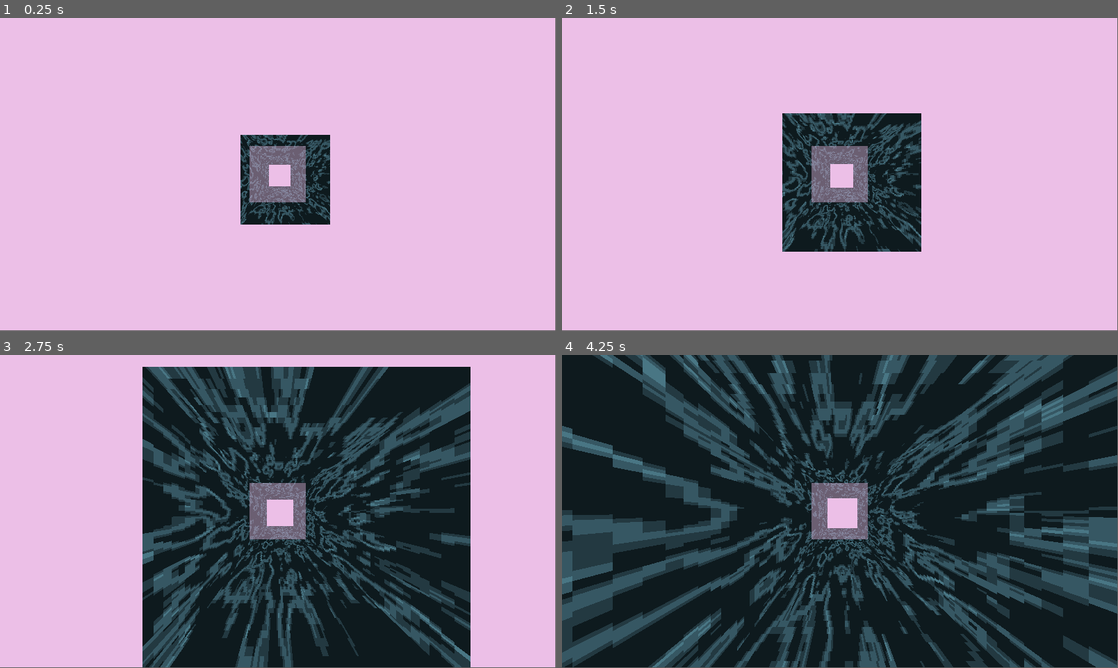
Above: before the commit, frames 1-4 (two rows, left to right).
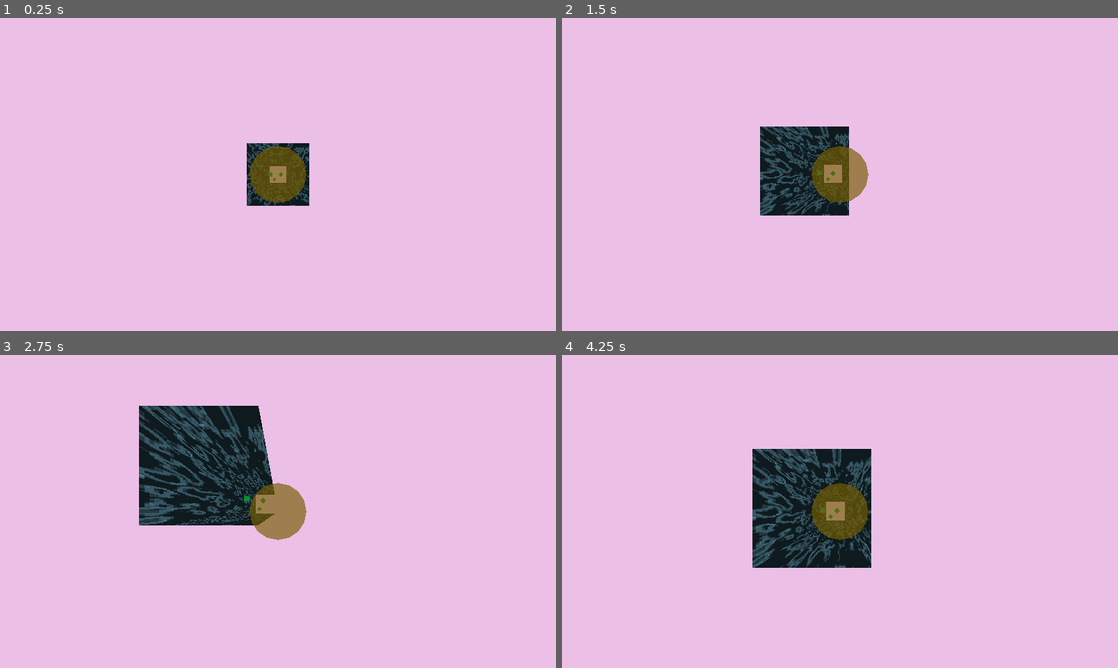
Above: after the commit, the same moments.

Repository: ktosox/GWJ77-Metamorphosis
Game: Godot game, scene res://experimental/tunnel_falling.tscn
Two runs of this game, one before a commit and one after it. Both use one fixed random seed, a clock stepped at 60 frames per second and the inputs below. The project has no main scene, so this scene is started directly.
Inputs (mouse positions are in pixels of both pictures, inside the frame that each line leads up to):
- Up to frame 1 (0.25 s): no input
- Up to frame 2 (1.5 s): tap Enter (ui_accept) at 0.5, 0.77 s; move the mouse to (962, 158) at 0.52 s; hold D (Move_Right, bound only after the commit) 0.53-1.28 s; hold Right mouse button (RMB, bound only after the commit) 0.53-1.28 s; click (962, 158) at 0.67 s; move the mouse to (728, 190) at 1.27 s; hold S (Move_Down, bound only after the commit) from 1.28 s (still down); right-click (728, 190) at 1.35 s; click (728, 190) at 1.42 s
- Up to frame 3 (2.75 s): tap Enter (ui_accept) at 1.52 s; move the mouse to (333, 442) at 2.02 s; release S (Move_Down, bound only after the commit) at 2.03 s; hold D (Move_Right, bound only after the commit) from 2.03 s (still down); hold Right mouse button (RMB, bound only after the commit) from 2.03 s (still down); click (333, 442) at 2.17 s
- Up to frame 4 (4.25 s): move the mouse to (812, 574) at 2.77 s; release D (Move_Right, bound only after the commit) at 2.78 s; release Right mouse button (RMB, bound only after the commit) at 2.78 s; hold W (Move_Up, bound only after the commit) 2.78-3.53 s; right-click (812, 574) at 2.85 s; click (812, 574) at 2.92 s; tap Enter (ui_accept) at 3.02, 3.77 s; move the mouse to (1006, 558) at 3.52 s; hold A (Move_Left, bound only after the commit) from 3.53 s (still down); hold Right mouse button (RMB, bound only after the commit) from 3.53 s (still down); click (1006, 558) at 3.67 s
In our replay, the window is 799x449 before the commit and 800x450 after it. These sizes can differ from the game's own. Grey fills any space a smaller window leaves; there, only what the larger window draws over its background counts as a difference.

The runs differ from the first frame. In frame 1, 4.4% of the frame differs, in the area x 43-60%, y 37-66%; in frame 2, 11%; in frame 3, 54%; in frame 4, 97%, in the area x 0-100%, y 0-100%.

Commit message:
more ground work on th enew player controller and player buidling

Diff:
--- /dev/null
+++ b/Game/experimental/construction_window.gd
@@ -0,0 +1,33 @@
+extends SubViewportContainer
+
+var mouse_tracked = false
+
+var last_mouse_pos : Vector2
+
+@export var rotation_speed = 1.2
+# Called when the node enters the scene tree for the first time.
+func _ready() -> void:
+	pass # Replace with function body.
+
+
+# Called every frame. 'delta' is the elapsed time since the previous frame.
+func _process(delta: float) -> void:
+	if mouse_tracked:
+
+		var new_mouse_pos = $SubViewport.get_mouse_position()
+		var difference = new_mouse_pos - last_mouse_pos
+		$SubViewport/PlayerBuildingTest/ObjectHolder.rotate_x(difference.y * delta * rotation_speed)
+		$SubViewport/PlayerBuildingTest/ObjectHolder.rotate_y(difference.x * delta * rotation_speed)
+
+		last_mouse_pos = new_mouse_pos
+		pass
+	pass
+
+
+
+func _on_gui_input(event: InputEvent) -> void:
+	if event.is_action_pressed("RMB"):
+		mouse_tracked = true
+	if event.is_action_released("RMB"):
+		mouse_tracked = false
+	pass # Replace with function body.
--- a/Game/experimental/player_building_test.tscn
+++ b/Game/experimental/player_building_test.tscn
@@ -1,8 +1,6 @@
 [gd_scene load_steps=8 format=3 uid="uid://cgs4l6rmxjr3v"]
 
 [ext_resource type="Script" path="res://experimental/player_building_test.gd" id="1_0ehik"]
-
-[sub_resource type="Environment" id="Environment_27voy"]
 
 [sub_resource type="BoxShape3D" id="BoxShape3D_atqxp"]
 size = Vector3(4, 1, 1)
@@ -24,8 +22,54 @@
 radial_segments = 16
 rings = 12
 
+[sub_resource type="Environment" id="Environment_27voy"]
+
 [node name="PlayerBuildingTest" type="Node3D"]
 script = ExtResource("1_0ehik")
+
+[node name="ObjectHolder" type="Node3D" parent="."]
+
+[node name="StaticBody3D" type="StaticBody3D" parent="ObjectHolder"]
+collision_layer = 2
+collision_mask = 0
+
+[node name="CollisionShape3D" type="CollisionShape3D" parent="ObjectHolder/StaticBody3D"]
+shape = SubResource("BoxShape3D_atqxp")
+
+[node name="MeshInstance3D" type="MeshInstance3D" parent="ObjectHolder/StaticBody3D"]
+mesh = SubResource("BoxMesh_75pkj")
+skeleton = NodePath("../../..")
+
+[node name="StaticBody3D2" type="StaticBody3D" parent="ObjectHolder"]
+transform = Transform3D(-0.0505929, -0.998719, 0, 0.998719, -0.0505929, 0, 0, 0, 1, 0, 1.57905, 0)
+collision_layer = 2
+collision_mask = 0
+
+[node name="CollisionShape3D" type="CollisionShape3D" parent="ObjectHolder/StaticBody3D2"]
+shape = SubResource("BoxShape3D_atqxp")
+
+[node name="MeshInstance3D" type="MeshInstance3D" parent="ObjectHolder/StaticBody3D2"]
+mesh = SubResource("BoxMesh_75pkj")
+skeleton = NodePath("../../..")
+
+[node name="StaticBody3D3" type="StaticBody3D" parent="ObjectHolder"]
+transform = Transform3D(-0.0505929, 1.74622e-07, 0.998719, 0, 1, -1.74846e-07, -0.998719, -8.84595e-09, -0.0505929, 0, -1.95268, 0)
+collision_layer = 2
+collision_mask = 0
+
+[node name="CollisionShape3D" type="CollisionShape3D" parent="ObjectHolder/StaticBody3D3"]
+shape = SubResource("BoxShape3D_atqxp")
+
+[node name="MeshInstance3D" type="MeshInstance3D" parent="ObjectHolder/StaticBody3D3"]
+mesh = SubResource("BoxMesh_75pkj")
+skeleton = NodePath("../../..")
+
+[node name="Timer" type="Timer" parent="."]
+wait_time = 0.05
+autostart = true
+
+[node name="ColisionPreview" type="MeshInstance3D" parent="."]
+mesh = SubResource("SphereMesh_mxlrq")
 
 [node name="Camera3D" type="Camera3D" parent="."]
 transform = Transform3D(1, 0, 0, 0, 1, 0, 0, 0, 1, 0, 0, 5)
@@ -35,46 +79,4 @@
 target_position = Vector3(0, 0, -10)
 collision_mask = 2
 
-[node name="StaticBody3D" type="StaticBody3D" parent="."]
-collision_layer = 2
-collision_mask = 0
-
-[node name="CollisionShape3D" type="CollisionShape3D" parent="StaticBody3D"]
-shape = SubResource("BoxShape3D_atqxp")
-
-[node name="MeshInstance3D" type="MeshInstance3D" parent="StaticBody3D"]
-mesh = SubResource("BoxMesh_75pkj")
-skeleton = NodePath("../..")
-
-[node name="StaticBody3D2" type="StaticBody3D" parent="."]
-transform = Transform3D(-0.0505929, -0.998719, 0, 0.998719, -0.0505929, 0, 0, 0, 1, 0, 1.57905, 0)
-collision_layer = 2
-collision_mask = 0
-
-[node name="CollisionShape3D" type="CollisionShape3D" parent="StaticBody3D2"]
-shape = SubResource("BoxShape3D_atqxp")
-
-[node name="MeshInstance3D" type="MeshInstance3D" parent="StaticBody3D2"]
-mesh = SubResource("BoxMesh_75pkj")
-skeleton = NodePath("../..")
-
-[node name="StaticBody3D3" type="StaticBody3D" parent="."]
-transform = Transform3D(-0.0505929, 1.74622e-07, 0.998719, 0, 1, -1.74846e-07, -0.998719, -8.84595e-09, -0.0505929, 0, -1.95268, 0)
-collision_layer = 2
-collision_mask = 0
-
-[node name="CollisionShape3D" type="CollisionShape3D" parent="StaticBody3D3"]
-shape = SubResource("BoxShape3D_atqxp")
-
-[node name="MeshInstance3D" type="MeshInstance3D" parent="StaticBody3D3"]
-mesh = SubResource("BoxMesh_75pkj")
-skeleton = NodePath("../..")
-
-[node name="Timer" type="Timer" parent="."]
-wait_time = 0.05
-autostart = true
-
-[node name="ColisionPreview" type="MeshInstance3D" parent="."]
-mesh = SubResource("SphereMesh_mxlrq")
-
 [connection signal="timeout" from="Timer" to="." method="_on_timer_timeout"]
--- /dev/null
+++ b/Game/experimental/player_construction.tscn
@@ -0,0 +1,36 @@
+[gd_scene load_steps=3 format=3 uid="uid://mv7gh2u28mg5"]
+
+[ext_resource type="Script" path="res://experimental/construction_window.gd" id="1_2vdxp"]
+[ext_resource type="PackedScene" uid="uid://cgs4l6rmxjr3v" path="res://experimental/player_building_test.tscn" id="1_418so"]
+
+[node name="PlayerConstruction" type="HBoxContainer"]
+anchors_preset = 15
+anchor_right = 1.0
+anchor_bottom = 1.0
+grow_horizontal = 2
+grow_vertical = 2
+
+[node name="ColorRect" type="ColorRect" parent="."]
+layout_mode = 2
+size_flags_horizontal = 3
+color = Color(1, 0.34902, 0.572549, 1)
+
+[node name="ConstructionWindow" type="SubViewportContainer" parent="."]
+custom_minimum_size = Vector2(720, 720)
+layout_mode = 2
+script = ExtResource("1_2vdxp")
+
+[node name="SubViewport" type="SubViewport" parent="ConstructionWindow"]
+own_world_3d = true
+handle_input_locally = false
+size = Vector2i(720, 720)
+render_target_update_mode = 4
+
+[node name="PlayerBuildingTest" parent="ConstructionWindow/SubViewport" instance=ExtResource("1_418so")]
+
+[node name="ColorRect2" type="ColorRect" parent="."]
+layout_mode = 2
+size_flags_horizontal = 3
+color = Color(1, 0.34902, 0.572549, 1)
+
+[connection signal="gui_input" from="ConstructionWindow" to="ConstructionWindow" method="_on_gui_input"]
--- /dev/null
+++ b/Game/experimental/player_v_2.gd
@@ -0,0 +1,33 @@
+extends RigidBody3D
+
+const MOVE_FORCE = 10.0
+
+# Called when the node enters the scene tree for the first time.
+func _ready() -> void:
+	pass # Replace with function body.
+
+func _physics_process(delta: float) -> void:
+
+
+
+	var input_dir := Input.get_vector("Move_Left", "Move_Right", "Move_Up", "Move_Down")
+	var direction := (transform.basis * Vector3(input_dir.x, 0, input_dir.y)).normalized()
+
+	apply_central_force(direction * MOVE_FORCE)
+	pass
+
+
+# Called every frame. 'delta' is the elapsed time since the previous frame.
+func _process(delta: float) -> void:
+	pass
+
+
+func _on_timer_timeout() -> void:
+	print(linear_velocity)
+	pass # Replace with function body.
+
+
+func _on_body_entered(body: Node) -> void:
+	print(body)
+
+	pass # Replace with function body.
--- /dev/null
+++ b/Game/experimental/player_v_2.tscn
@@ -0,0 +1,50 @@
+[gd_scene load_steps=6 format=3 uid="uid://4wrvwk40jiq0"]
+
+[ext_resource type="Script" path="res://experimental/player_v_2.gd" id="1_0jtrh"]
+
+[sub_resource type="Environment" id="Environment_6tf13"]
+background_mode = 1
+background_color = Color(0.92682, 0.747396, 0.904714, 1)
+ambient_light_energy = 0.0
+
+[sub_resource type="CylinderShape3D" id="CylinderShape3D_1k6um"]
+height = 1.0
+
+[sub_resource type="StandardMaterial3D" id="StandardMaterial3D_c51jg"]
+transparency = 1
+albedo_color = Color(0.501961, 0.498039, 0, 0.662745)
+
+[sub_resource type="CylinderMesh" id="CylinderMesh_te3e6"]
+material = SubResource("StandardMaterial3D_c51jg")
+height = 1.0
+radial_segments = 16
+
+[node name="PlayerV2" type="RigidBody3D"]
+collision_layer = 2
+collision_mask = 4
+axis_lock_angular_x = true
+axis_lock_angular_y = true
+axis_lock_angular_z = true
+contact_monitor = true
+max_contacts_reported = 1
+linear_damp = 4.0
+script = ExtResource("1_0jtrh")
+
+[node name="Camera3D" type="Camera3D" parent="."]
+transform = Transform3D(1, 0, 0, 0, -4.37114e-08, 1, 0, -1, -4.37114e-08, 0, 1.5, 0)
+environment = SubResource("Environment_6tf13")
+current = true
+fov = 140.0
+
+[node name="CollisionShape3D" type="CollisionShape3D" parent="."]
+shape = SubResource("CylinderShape3D_1k6um")
+
+[node name="MeshInstance3D" type="MeshInstance3D" parent="."]
+mesh = SubResource("CylinderMesh_te3e6")
+
+[node name="Timer" type="Timer" parent="."]
+wait_time = 0.4
+autostart = true
+
+[connection signal="body_entered" from="." to="." method="_on_body_entered"]
+[connection signal="timeout" from="Timer" to="." method="_on_timer_timeout"]
--- /dev/null
+++ b/Game/experimental/test_bumper.tscn
@@ -0,0 +1,33 @@
+[gd_scene load_steps=5 format=3 uid="uid://ct37o3qihlm88"]
+
+[sub_resource type="BoxShape3D" id="BoxShape3D_8me1d"]
+size = Vector3(0.56, 0.1, 0.56)
+
+[sub_resource type="StandardMaterial3D" id="StandardMaterial3D_hyyx0"]
+albedo_color = Color(1.20327e-06, 0.765124, 0.231621, 1)
+
+[sub_resource type="BoxMesh" id="BoxMesh_gcryl"]
+material = SubResource("StandardMaterial3D_hyyx0")
+size = Vector3(0.58, 0.2, 0.58)
+
+[sub_resource type="BoxShape3D" id="BoxShape3D_6fbnk"]
+size = Vector3(0.58, 0.2, 0.58)
+
+[node name="TestBumper" type="StaticBody3D"]
+collision_layer = 4
+collision_mask = 2
+constant_linear_velocity = Vector3(0, 6, 0)
+
+[node name="CollisionShape3D" type="CollisionShape3D" parent="."]
+transform = Transform3D(1, 0, 0, 0, 1, 0, 0, 0, 1, 0, 0.06, 0)
+shape = SubResource("BoxShape3D_8me1d")
+
+[node name="MeshInstance3D" type="MeshInstance3D" parent="."]
+mesh = SubResource("BoxMesh_gcryl")
+
+[node name="Outisde" type="StaticBody3D" parent="."]
+collision_layer = 4
+collision_mask = 2
+
+[node name="CollisionShape3D" type="CollisionShape3D" parent="Outisde"]
+shape = SubResource("BoxShape3D_6fbnk")
--- a/Game/experimental/tunnel_falling.tscn
+++ b/Game/experimental/tunnel_falling.tscn
@@ -1,8 +1,9 @@
-[gd_scene load_steps=6 format=3 uid="uid://7tk0ien3w4x0"]
+[gd_scene load_steps=7 format=3 uid="uid://7tk0ien3w4x0"]
 
 [ext_resource type="Texture2D" uid="uid://cowcmtg2ufl8n" path="res://resources/shader_textures/Shader_Texture_8.png" id="1_gmpw6"]
 [ext_resource type="ArrayMesh" uid="uid://dcc7h8ce7lfm8" path="res://resources/level_parts/basic_segment.tres" id="2_pqsxu"]
-[ext_resource type="PackedScene" uid="uid://cowurckmby2dh" path="res://experimental/player_ship.tscn" id="3_ktpns"]
+[ext_resource type="PackedScene" uid="uid://4wrvwk40jiq0" path="res://experimental/player_v_2.tscn" id="3_uhjkr"]
+[ext_resource type="PackedScene" uid="uid://ct37o3qihlm88" path="res://experimental/test_bumper.tscn" id="4_5tpui"]
 
 [sub_resource type="StandardMaterial3D" id="StandardMaterial3D_mwch3"]
 albedo_color = Color(0.389814, 0.780047, 0.718667, 1)
@@ -15,28 +16,55 @@
 [node name="TunnelFalling" type="Node3D"]
 
 [node name="MeshInstance3D" type="MeshInstance3D" parent="."]
+transform = Transform3D(1, 0, 0, 0, 1.27, 0, 0, 0, 1, 0, 0, 0)
 material_override = SubResource("StandardMaterial3D_mwch3")
 mesh = ExtResource("2_pqsxu")
 
-[node name="PlayerShip" parent="." instance=ExtResource("3_ktpns")]
-transform = Transform3D(1, 0, 0, 0, 1, 0, 0, 0, 1, -0.354996, 5.23243, -0.243435)
-axis_lock_angular_y = true
-wall_min_slide_angle = 3.14159
+[node name="Wall4" type="StaticBody3D" parent="."]
+collision_layer = 4
+collision_mask = 2
+constant_linear_velocity = Vector3(4, 0, 0)
 
-[node name="StaticBody3D" type="StaticBody3D" parent="."]
+[node name="CollisionShape3D4" type="CollisionShape3D" parent="Wall4"]
+transform = Transform3D(-4.37114e-08, 0, -1, 0, 1, 0, 1, 0, -4.37114e-08, -2, 0, 0)
+shape = SubResource("BoxShape3D_8mufp")
 
-[node name="CollisionShape3D" type="CollisionShape3D" parent="StaticBody3D"]
+[node name="Wall3" type="StaticBody3D" parent="."]
+collision_layer = 4
+collision_mask = 2
+constant_linear_velocity = Vector3(-4, 0, 0)
+
+[node name="CollisionShape3D3" type="CollisionShape3D" parent="Wall3"]
+transform = Transform3D(-4.37114e-08, 0, -1, 0, 1, 0, 1, 0, -4.37114e-08, 2, 0, 0)
+shape = SubResource("BoxShape3D_8mufp")
+
+[node name="Wall1" type="StaticBody3D" parent="."]
+collision_layer = 4
+collision_mask = 2
+constant_linear_velocity = Vector3(0, 0, 4)
+
+[node name="CollisionShape3D" type="CollisionShape3D" parent="Wall1"]
 transform = Transform3D(1, 0, 0, 0, 1, 0, 0, 0, 1, 0, 0, -2)
 shape = SubResource("BoxShape3D_8mufp")
 
-[node name="CollisionShape3D2" type="CollisionShape3D" parent="StaticBody3D"]
+[node name="Wall2" type="StaticBody3D" parent="."]
+collision_layer = 4
+collision_mask = 2
+constant_linear_velocity = Vector3(0, 0, -4)
+
+[node name="CollisionShape3D2" type="CollisionShape3D" parent="Wall2"]
 transform = Transform3D(1, 0, 0, 0, 1, 0, 0, 0, 1, 0, 0, 2)
 shape = SubResource("BoxShape3D_8mufp")
 
-[node name="CollisionShape3D3" type="CollisionShape3D" parent="StaticBody3D"]
-transform = Transform3D(-4.37114e-08, 0, -1, 0, 1, 0, 1, 0, -4.37114e-08, 2, 0, 0)
-shape = SubResource("BoxShape3D_8mufp")
+[node name="PlayerV2" parent="." instance=ExtResource("3_uhjkr")]
+transform = Transform3D(1, 0, 0, 0, 1, 0, 0, 0, 1, 0, 7.34372, 0)
+gravity_scale = 0.4
 
-[node name="CollisionShape3D4" type="CollisionShape3D" parent="StaticBody3D"]
-transform = Transform3D(-4.37114e-08, 0, -1, 0, 1, 0, 1, 0, -4.37114e-08, -2, 0, 0)
-shape = SubResource("BoxShape3D_8mufp")
+[node name="TestBumper" parent="." instance=ExtResource("4_5tpui")]
+transform = Transform3D(1, 0, 0, 0, 1, 0, 0, 0, 1, -1.17185, -0.0428286, -0.0130536)
+
+[node name="TestBumper2" parent="." instance=ExtResource("4_5tpui")]
+transform = Transform3D(0.620532, 0, -0.784181, 0, 1, 0, 0.784181, 0, 0.620532, 0.516507, -1.15216, -0.0130536)
+
+[node name="TestBumper3" parent="." instance=ExtResource("4_5tpui")]
+transform = Transform3D(-0.723654, 0, -0.690163, 0, 1, 0, 0.690163, 0, -0.723654, -0.772204, -3.55129, 1.05396)
--- a/Game/project.godot
+++ b/Game/project.godot
@@ -14,14 +14,58 @@
 config/features=PackedStringArray("4.3", "GL Compatibility")
 config/icon="res://icon.svg"
 
+[display]
+
+window/size/viewport_width=1280
+window/size/viewport_height=720
+window/stretch/mode="canvas_items"
+
 [dotnet]
 
 project/assembly_name="Metamorphosis"
 
+[input]
+
+LMB={
+"deadzone": 0.5,
+"events": [Object(InputEventMouseButton,"resource_local_to_scene":false,"resource_name":"","device":-1,"window_id":0,"alt_pressed":false,"shift_pressed":false,"ctrl_pressed":false,"meta_pressed":false,"button_mask":0,"position":Vector2(0, 0),"global_position":Vector2(0, 0),"factor":1.0,"button_index":1,"canceled":false,"pressed":false,"double_click":false,"script":null)
+]
+}
+RMB={
+"deadzone": 0.5,
+"events": [Object(InputEventMouseButton,"resource_local_to_scene":false,"resource_name":"","device":-1,"window_id":0,"alt_pressed":false,"shift_pressed":false,"ctrl_pressed":false,"meta_pressed":false,"button_mask":0,"position":Vector2(0, 0),"global_position":Vector2(0, 0),"factor":1.0,"button_index":2,"canceled":false,"pressed":false,"double_click":false,"script":null)
+]
+}
+Move_Left={
+"deadzone": 0.5,
+"events": [Object(InputEventKey,"resource_local_to_scene":false,"resource_name":"","device":-1,"window_id":0,"alt_pressed":false,"shift_pressed":false,"ctrl_pressed":false,"meta_pressed":false,"pressed":false,"keycode":0,"physical_keycode":65,"key_label":0,"unicode":97,"location":0,"echo":false,"script":null)
+, Object(InputEventJoypadButton,"resource_local_to_scene":false,"resource_name":"","device":-1,"button_index":13,"pressure":0.0,"pressed":false,"script":null)
+]
+}
+Move_Right={
+"deadzone": 0.5,
+"events": [Object(InputEventKey,"resource_local_to_scene":false,"resource_name":"","device":-1,"window_id":0,"alt_pressed":false,"shift_pressed":false,"ctrl_pressed":false,"meta_pressed":false,"pressed":false,"keycode":0,"physical_keycode":68,"key_label":0,"unicode":100,"location":0,"echo":false,"script":null)
+, Object(InputEventJoypadButton,"resource_local_to_scene":false,"resource_name":"","device":-1,"button_index":14,"pressure":0.0,"pressed":true,"script":null)
+]
+}
+Move_Up={
+"deadzone": 0.5,
+"events": [Object(InputEventKey,"resource_local_to_scene":false,"resource_name":"","device":-1,"window_id":0,"alt_pressed":false,"shift_pressed":false,"ctrl_pressed":false,"meta_pressed":false,"pressed":false,"keycode":0,"physical_keycode":87,"key_label":0,"unicode":119,"location":0,"echo":false,"script":null)
+, Object(InputEventJoypadButton,"resource_local_to_scene":false,"resource_name":"","device":-1,"button_index":11,"pressure":0.0,"pressed":true,"script":null)
+]
+}
+Move_Down={
+"deadzone": 0.5,
+"events": [Object(InputEventKey,"resource_local_to_scene":false,"resource_name":"","device":-1,"window_id":0,"alt_pressed":false,"shift_pressed":false,"ctrl_pressed":false,"meta_pressed":false,"pressed":false,"keycode":0,"physical_keycode":83,"key_label":0,"unicode":115,"location":0,"echo":false,"script":null)
+, Object(InputEventJoypadButton,"resource_local_to_scene":false,"resource_name":"","device":-1,"button_index":12,"pressure":0.0,"pressed":true,"script":null)
+]
+}
+
 [layer_names]
 
 3d_physics/layer_1="DO NOT USE"
-3d_physics/layer_2="Body"
+3d_physics/layer_2="Player"
+3d_physics/layer_3="Wall"
 
 [rendering]
 
Not shown, changed: GDD.odp
